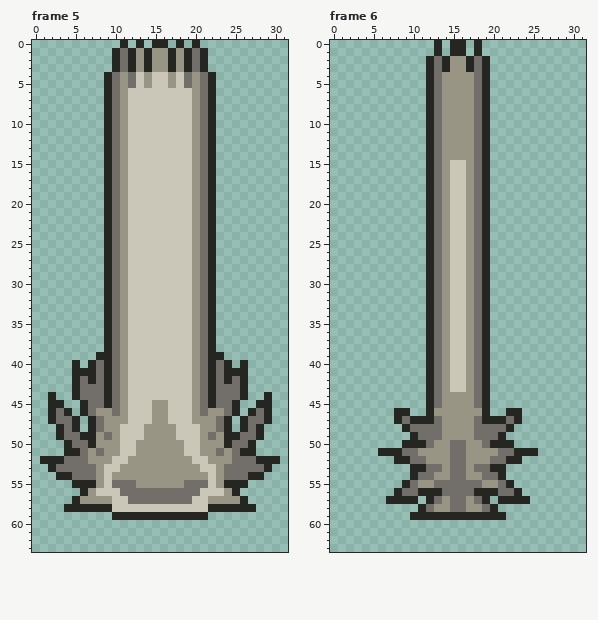
Two versions of one pixel-art file, assets/images/effects/arcane_burst.aseprite. Above is the file before it was changed.
32x64 pixels, 8 frames. Shown: frame 5, frame 6. The commit also changed other frames, which this record leaves out.
And afterwards:
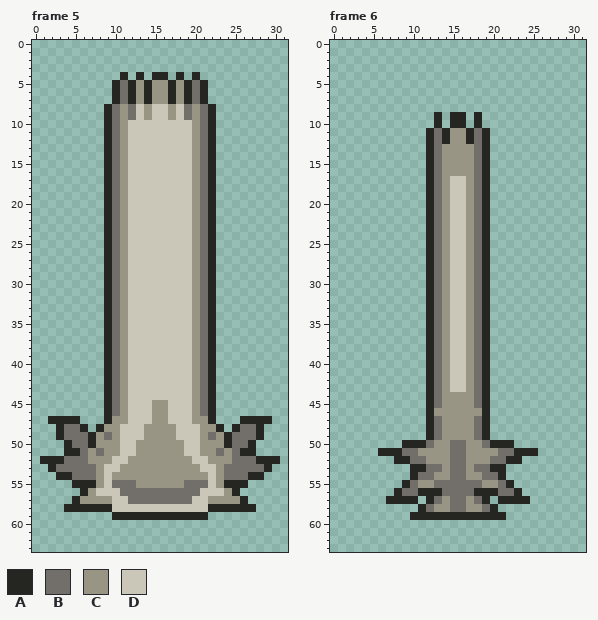
Palette (. is transparent): A #252522  B #726f6b  C #999585  D #cac7b8
Edits made:
--- frame 5
@@ x 7..24 @@
- 0 ....A.A.AA.A.A....
- 1 ...ABACACCACABA...
- 2 ...ABACACCACABA...
- 3 ...ABACACCACABA...
- 4 ..ABCBDCDDCDBCBA..
- 5 ..ABCBDCDDCDBCBA..
- 6 ..ABCDDDDDDDDCBA..
- 7 ..ABCDDDDDDDDCBA..
- 8 ..ABCDDDDDDDDCBA..
- 9 ..ABCDDDDDDDDCBA..
+ 0 ..................
+ 1 ..................
+ 2 ..................
+ 3 ..................
+ 4 ....A.A.AA.A.A....
+ 5 ...ABACACCACABA...
+ 6 ...ABACACCACABA...
+ 7 ...ABACACCACABA...
+ 8 ..ABCBDCDDCDBCBA..
+ 9 ..ABCBDCDDCDBCBA..
 10 ..ABCDDDDDDDDCBA..
@@ x 0..31 @@
 38 .........ABCDDDDDDDDCBA.........
-39 ........AABCDDDDDDDDCBAA........
-40 .....A.ABABCDDDDDDDDCBABA.A.....
-41 .....AAABABCDDDDDDDDCBABAAA.....
-42 .....ABABABCDDDDDDDDCBABABA.....
-43 .....ABBBABCDDDDDDDDCBABBBA.....
-44 ..A..ABBBABCDDDDDDDDCBABBBA..A..
-45 ..AA..ABBABCDDDCCDDDCBABBA..AA..
-46 ..ABA.ABCCBCDDDCCDDDCBCCBA.ABA..
-47 ..ABBA.ABCCCDDDCCDDDCCCBA.ABBA..
-48 ...ABA.ABCCDDDCCCCDDDCCBA.ABA...
-49 ...ABBAACBCDDDCCCCDDDCBCAABBA...
+39 .........ABCDDDDDDDDCBA.........
+40 .........ABCDDDDDDDDCBA.........
+41 .........ABCDDDDDDDDCBA.........
+42 .........ABCDDDDDDDDCBA.........
+43 .........ABCDDDDDDDDCBA.........
+44 .........ABCDDDDDDDDCBA.........
+45 .........ABCDDDCCDDDCBA.........
+46 .........ABCDDDCCDDDCBA.........
+47 ..AAAA...ACCDDDCCDDDCCA...AAAA..
+48 ...ABBA.ACCDDDCCCCDDDCCA.ABBA...
+49 ...ABBBACBCDDDCCCCDDDCBCABBBA...
 50 ....ABBACCCDDCCCCCCDDCCCABBA....
--- frame 6
@@ x 10..21 @@
- 0 ...A.AA.A...
- 1 ...A.AA.A...
- 2 ..ABACCABA..
- 3 ..ABACCABA..
- 4 ..ABCCCCBA..
- 5 ..ABCCCCBA..
- 6 ..ABCCCCBA..
- 7 ..ABCCCCBA..
- 8 ..ABCCCCBA..
- 9 ..ABCCCCBA..
-10 ..ABCCCCBA..
-11 ..ABCCCCBA..
-12 ..ABCCCCBA..
+ 0 ............
+ 1 ............
+ 2 ............
+ 3 ............
+ 4 ............
+ 5 ............
+ 6 ............
+ 7 ............
+ 8 ............
+ 9 ...A.AA.A...
+10 ...A.AA.A...
+11 ..ABACCABA..
+12 ..ABACCABA..
 13 ..ABCCCCBA..
 14 ..ABCCCCBA..
-15 ..ABCDDCBA..
-16 ..ABCDDCBA..
+15 ..ABCCCCBA..
+16 ..ABCCCCBA..
 17 ..ABCDDCBA..
@@ x 6..25 @@
 45 ......ABCCCCBA......
-46 ..AA..ACCCCCCA..AA..
-47 ..ABAAABCCCCBAAABA..
-48 ...ABBBBCCCCBBBBA...
-49 ....ABBBCCCCBBBA....
+46 ......ACCCCCCA......
+47 ......ABCCCCBA......
+48 ......ABCCCCBA......
+49 ......ABCCCCBA......
 50 ...AAABCCBBCCBAAA...
Boxes around the changes in both pictures, in picture pixels (x1, y1, x2, y2):
changed: (104, 40, 216, 120)
changed: (48, 352, 112, 440)
changed: (208, 352, 272, 440)
changed: (426, 40, 490, 176)
changed: (394, 408, 434, 440)
changed: (482, 408, 522, 440)
